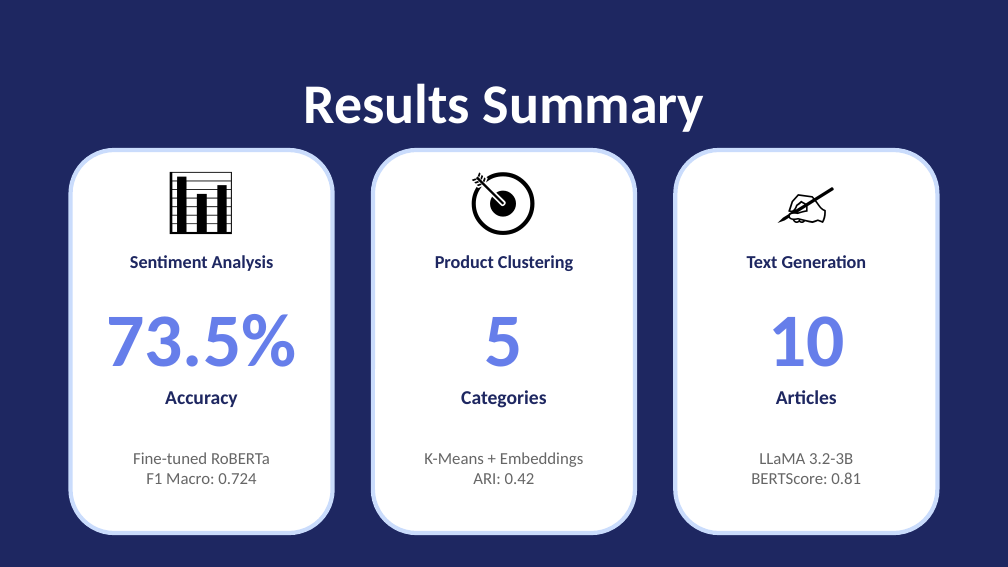
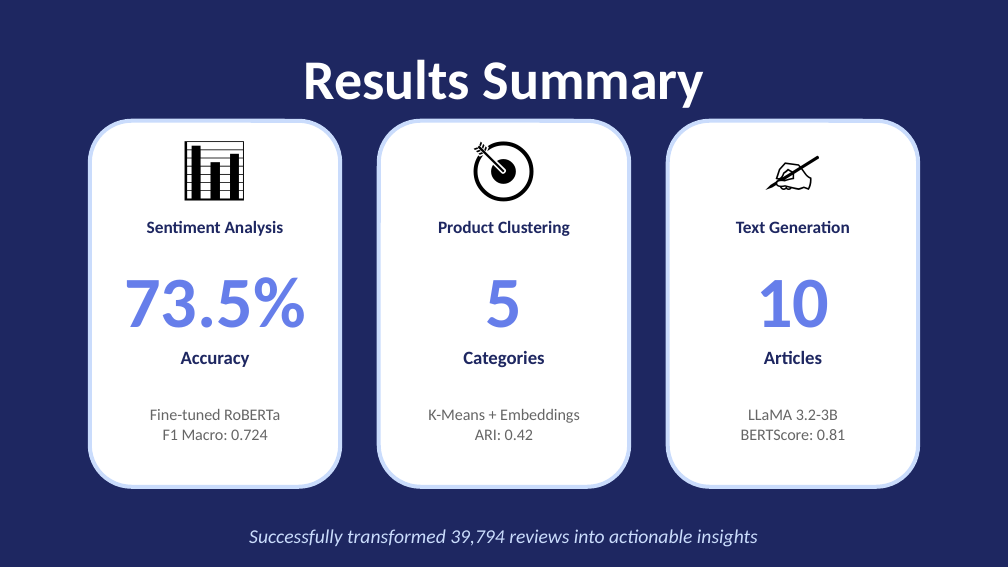
Before and after one commit to marcosfsousa/project-ironhack-automated-customer-reviews, a slide deck: slide 2 of deliverables/G8 - Automated Customer Reviews - Presentation.pptx. Drawn at 1008x567 pixels with LibreOffice and Linux fonts; fonts in the diff are those of the drawing. Boxes give left, top, right and bottom in pixels: in the first picture for what was removed or moved away, otherwise in the second. Text is boxed around its words. In the diff, an @@ line names an element or a change of style, - is before the commit and + after.

```diff
--- a/deliverables/G8 - Automated Customer Reviews - Presentation.pptx
+++ b/deliverables/G8 - Automated Customer Reviews - Presentation.pptx
@@ text "Results Summary": place and size @@
-text "Results Summary" at [303,83,705,132]
+text "Results Summary" at [303,59,705,108]
@@ text "📊": place and size @@
-text "📊" at [71,165,333,226]
+text "📊" at [90,135,340,193]
@@ rounded rectangle: place and size @@
-rounded rectangle at [71,150,333,533]
+rounded rectangle at [90,121,340,487]
@@ text "🎯": place and size @@
-text "🎯" at [373,165,635,226]
+text "🎯" at [379,135,629,193]
@@ rounded rectangle: place and size @@
-rounded rectangle at [373,150,635,533]
+rounded rectangle at [379,121,629,487]
@@ size 48 to 45.9 pt in 3 elements at [379,135,629,193], [90,135,340,193], [667,135,917,193] @@
@@ text "✍️": place and size @@
-text "✍️" at [675,165,937,226]
+text "✍️" at [667,135,917,193]
@@ outline #CADCFC 3 pt to #CADCFC 2.87 pt in 3 elements at [379,121,629,487], [90,121,340,487], [667,121,917,487] @@
@@ rounded rectangle: place and size @@
-rounded rectangle at [675,150,937,533]
+rounded rectangle at [667,121,917,487]
@@ text "Sentiment Analysis": place and size @@
-text "Sentiment Analysis" at [130,255,274,271]
+text "Sentiment Analysis" at [147,221,284,236]
@@ text "Product Clustering": place and size @@
-text "Product Clustering" at [435,255,573,271]
+text "Product Clustering" at [438,221,570,236]
@@ size 13 to 12.4 pt in 3 elements at [438,221,570,236], [147,221,284,236], [736,221,850,233] @@
@@ text "Text Generation": place and size @@
-text "Text Generation" at [747,255,867,268]
+text "Text Generation" at [736,221,850,233]
@@ text "73.5%": place and size @@
-text "73.5%" at [106,314,296,367]
+text "73.5%" at [124,277,306,328]
@@ text "5": place and size @@
-text "5" at [485,317,523,367]
+text "5" at [486,280,523,328]
@@ size 54 to 51.6 pt in 3 elements at [486,280,523,328], [124,277,306,328], [756,279,829,328] @@
@@ text "10": place and size @@
-text "10" at [768,316,845,367]
+text "10" at [756,279,829,328]
@@ text "Accuracy": place and size @@
-text "Accuracy" at [165,391,238,407]
+text "Accuracy" at [181,352,250,367]
@@ text "Categories": place and size @@
-text "Categories" at [461,390,546,408]
+text "Categories" at [463,351,544,367]
@@ size 14 to 13.4 pt in 3 elements at [463,351,544,367], [181,352,250,367], [764,351,822,364] @@
@@ text "Articles": place and size @@
-text "Articles" at [776,390,837,404]
+text "Articles" at [764,351,822,364]
@@ text "Fine-tuned RoBERTa": place and size @@
-text "Fine-tuned RoBERTa" at [133,452,270,484]
+text "Fine-tuned RoBERTa" at [150,409,280,440]
@@ text "K-Means + Embeddings": place and size @@
-text "K-Means + Embeddings" at [424,452,583,484]
+text "K-Means + Embeddings" at [428,409,580,440]
@@ size 12 to 11.5 pt in 3 elements at [428,409,580,440], [150,409,280,440], [741,409,845,440] @@
@@ text "LLaMA 3.2-3B": place and size @@
-text "LLaMA 3.2-3B" at [751,453,861,484]
+text "LLaMA 3.2-3B" at [741,409,845,440]
@@ text added at [249,529,758,547], 14 pt, text #CADCFC, italic @@
+Successfully transformed 39,794 reviews into actionable insights
```
Also in this commit, not shown: 7 other slides changed, 2 slides added, 1 slide removed.
